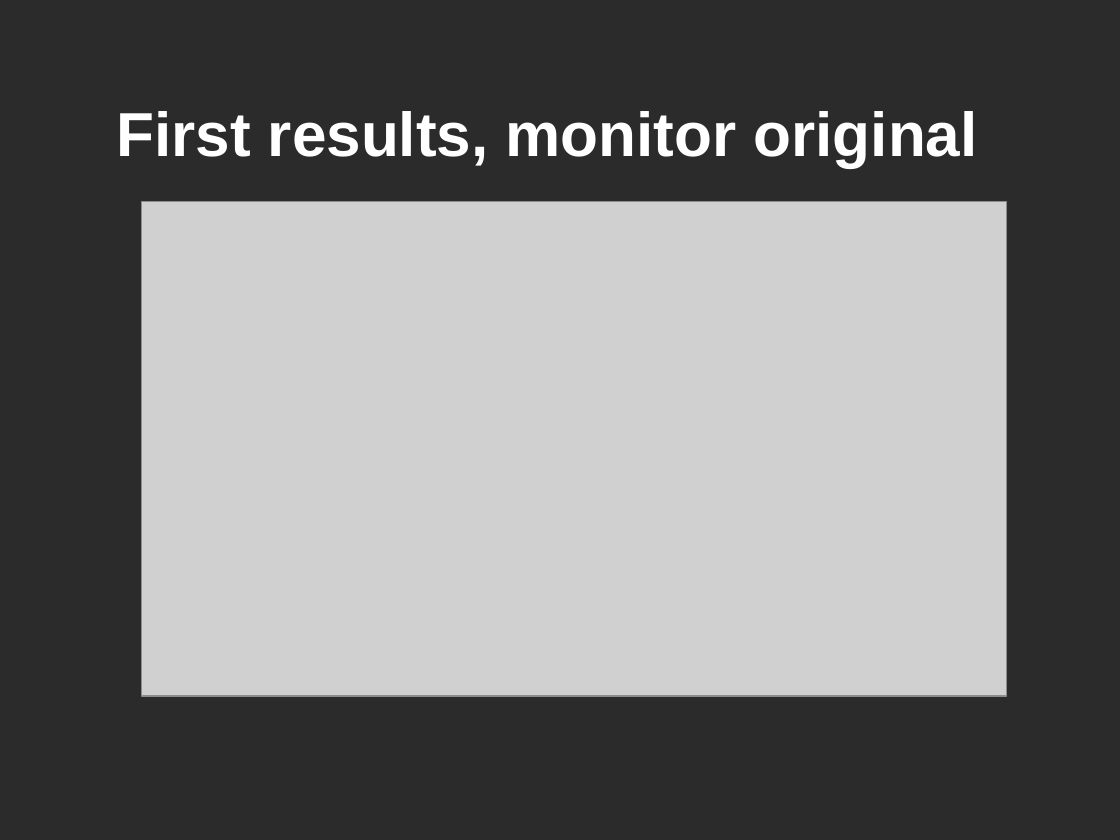
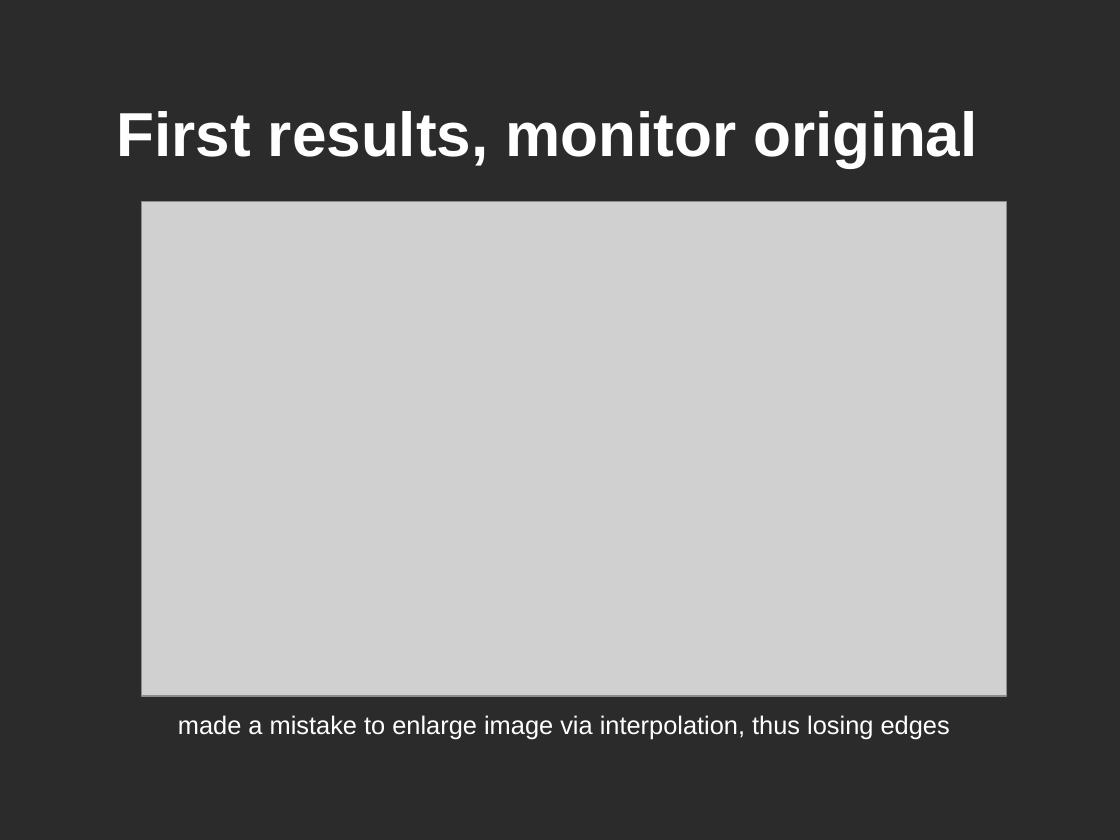
Before and after one commit to hiviah/TEMPEST-KAIR, a slide deck: slide 11 of TEMPEST_KAIR.odp (slide 10 before the commit). Drawn at 1120x840 pixels with LibreOffice and Linux fonts; fonts in the diff are those of the drawing; grey boxes stand for pictures; background and template pictures are left out; a plain dark background stands for a picture behind light text. Boxes give left, top, right and bottom in pixels: in the first picture for what was removed or moved away, otherwise in the second. Text is boxed around its words. In the diff, an @@ line names an element or a change of style, - is before the commit and + after.

```diff
--- a/TEMPEST_KAIR.odp
+++ b/TEMPEST_KAIR.odp
@@ text added at [178, 715, 950, 739], 18 pt, text #FFFFFF @@
+made a mistake to enlarge image via interpolation, thus losing edges
```
Also in this commit, not shown: 4 slides added.
